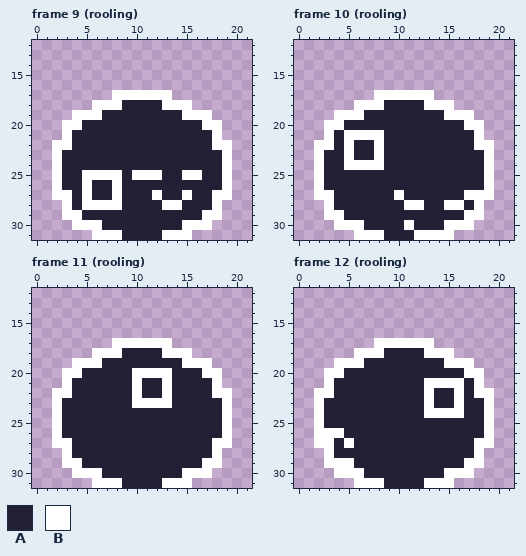
Two versions of one pixel-art file, sprites/black blob/blackblob.aseprite. This is how it looked before the edit.
32x32 pixels, 14 frames. Shown: frame 9 (rooling): x 0..21, y 12..31; frame 10 (rooling): x 0..21, y 12..31; frame 11 (rooling): x 0..21, y 12..31; frame 12 (rooling): x 0..21, y 12..31. The commit also changed other frames, which this record leaves out.
Visible layers, top first: "Layer 2", "Layer 1".
Palette (. is transparent): A #222034  B #ffffff
Pixels before, frame 9 (rooling), first column x 2:
17 ......BBBBBB......
18 ....BBBAAAABBB....
19 ..BBBAAAAAAAABBB..
20 .BBAAAAAAAAAAAABB.
21 .BAAAAAAAAAAAAAAB.
22 BBAAAAAAAAAAAAAABB
23 BAAAAAAAAAAAAAAAAB
24 BAAAAAAAAAAAAAAAAB
25 BAABBBBABBBAABBAAB
26 BAABAABAAAAAAAAAAB
27 BBABAABAAABAABAABB
28 .BABBBBAAAABBAAAB.
29 .BBAAAAAAAAAAAABB.
30 ..BBBAAAAAAAABBB..
31 ....BBBAAAABBB....
Pixels before, frame 10 (rooling), first column x 2:
17 ......BBBBBB......
18 ....BBBAAAABBB....
19 ..BBBAAAAAAAABBB..
20 .BBAAAAAAAAAAAABB.
21 .BABBBBAAAAAAAAAB.
22 BBABAABAAAAAAAAABB
23 BAABAABAAAAAAAAAAB
24 BAABBBBAAAAAAAAAAB
25 BAAAAAAAAAAAAAAAAB
26 BAAAAAAAAAAAAAAAAB
27 BBAAAAAABAAAAAABBB
28 .BAAAAAAABBAABBAB.
29 .BBAAAAAAAAAAAABB.
30 ..BBBAAAABAAABBB..
31 ....BBBAAABBBB....
Pixels before, frame 11 (rooling), first column x 2:
17 ......BBBBBB......
18 ....BBBAAAABBB....
19 ..BBBAAAAAAAABBB..
20 .BBAAAAABBBBAAABB.
21 .BAAAAAABAABAAAAB.
22 BBAAAAAABAABAAAABB
23 BAAAAAAABBBBAAAAAB
24 BAAAAAAAAAAAAAAAAB
25 BAAAAAAAAAAAAAAAAB
26 BAAAAAAAAAAAAAAAAB
27 BBAAAAAAAAAAAAAABB
28 .BAAAAAAAAAAAAAAB.
29 .BBAAAAAAAAAAAABB.
30 ..BBBAAAAAAAABBB..
31 ....BBBAAAABBB....
Pixels before, frame 12 (rooling), first column x 2:
17 ......BBBBBB......
18 ....BBBAAAABBB....
19 ..BBBAAAAAAAABBB..
20 .BBAAAAAAAAAAAABB.
21 .BAAAAAAAAABBBBAB.
22 BBAAAAAAAAABAABABB
23 BAAAAAAAAAABAABAAB
24 BAAAAAAAAAABBBBAAB
25 BAAAAAAAAAAAAAAAAB
26 BBBAAAAAAAAAAAAAAB
27 BBABAAAAAAAAAAAABB
28 .BAAAAAAAAAAAAAAB.
29 .BBBAAAAAAAAAAABB.
30 ..BBBAAAAAAAABBB..
31 ....BBBAAAABBB....
The result:
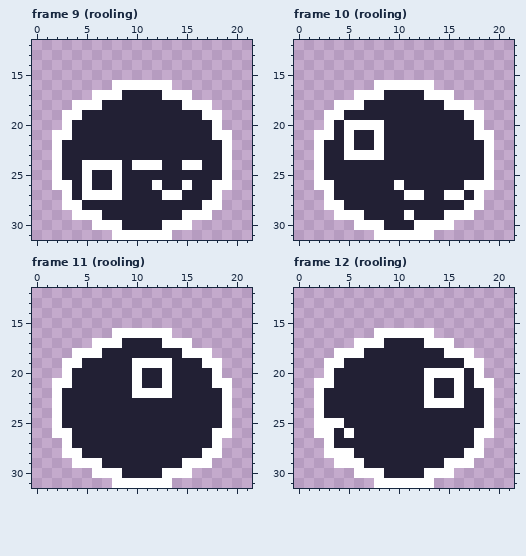
What changed:
Changed rows in their new state; - is an unchanged pixel.
Frame 9 (rooling), layer "Layer 2":
first column x 2:
16 ------BBBBBB------
17 ----BB-AAAA-BB----
18 --BB-AA----AA-BB--
19 -B-AA--------AA-B-
20 --A------------A--
21 B----------------B
22 -A--------------A-
24 ---BBBB-BBB--BB---
25 ----AA--AAA--AA---
26 -B--------B--B--B-
27 .---BB----ABBA---.
28 --BAAAA----AA--B--
29 -.-BB--------BB-.-
30 --..-BB----BB-..--
31 ----..-BBBB-..----
Frame 10 (rooling), layer "Layer 2":
first column x 2:
16 ------BBBBBB------
17 ----BB-AAAA-BB----
18 --BB-AA----AA-BB--
19 -B-AA--------AA-B-
20 --ABBBB--------A--
21 B---AA-----------B
22 -A--------------A-
23 ----BB------------
24 ---AAAA-----------
26 -B------B------BB-
27 .-------ABB--BBA-.
28 --B------AA--AAB--
29 -.-BB----B---BB-.-
30 --..-BB--ABBB-..--
31 ----..-BBB--..----
Frame 11 (rooling), layer "Layer 2":
first column x 2:
16 ------BBBBBB------
17 ----BB-AAAA-BB----
18 --BB-AA----AA-BB--
19 -B-AA---BBBB-AA-B-
20 --A------AA----A--
21 B----------------B
22 -A-------BB-----A-
23 --------AAAA------
26 -B--------------B-
27 .----------------.
28 --B------------B--
29 -.-BB--------BB-.-
30 --..-BB----BB-..--
31 ----..-BBBB-..----
Frame 12 (rooling), layer "Layer 2":
first column x 2:
16 ------BBBBBB------
17 ----BB-AAAA-BB----
18 --BB-AA----AA-BB--
19 -B-AA--------AA-B-
20 --A--------BBBBA--
21 B-----------AA---B
22 -A--------------A-
23 ------------BB----
24 -----------AAAA---
25 -BB---------------
26 --AB------------B-
27 .--A-------------.
28 --BB-----------B--
29 -.--B--------BB-.-
30 --..-BB----BB-..--
31 ----..-BBBB-..----
Pixel boxes of the changes (left, top, right, bottom) in both pictures:
changed: (52, 80, 232, 240)
changed: (314, 80, 494, 240)
changed: (52, 328, 232, 488)
changed: (314, 328, 494, 488)
